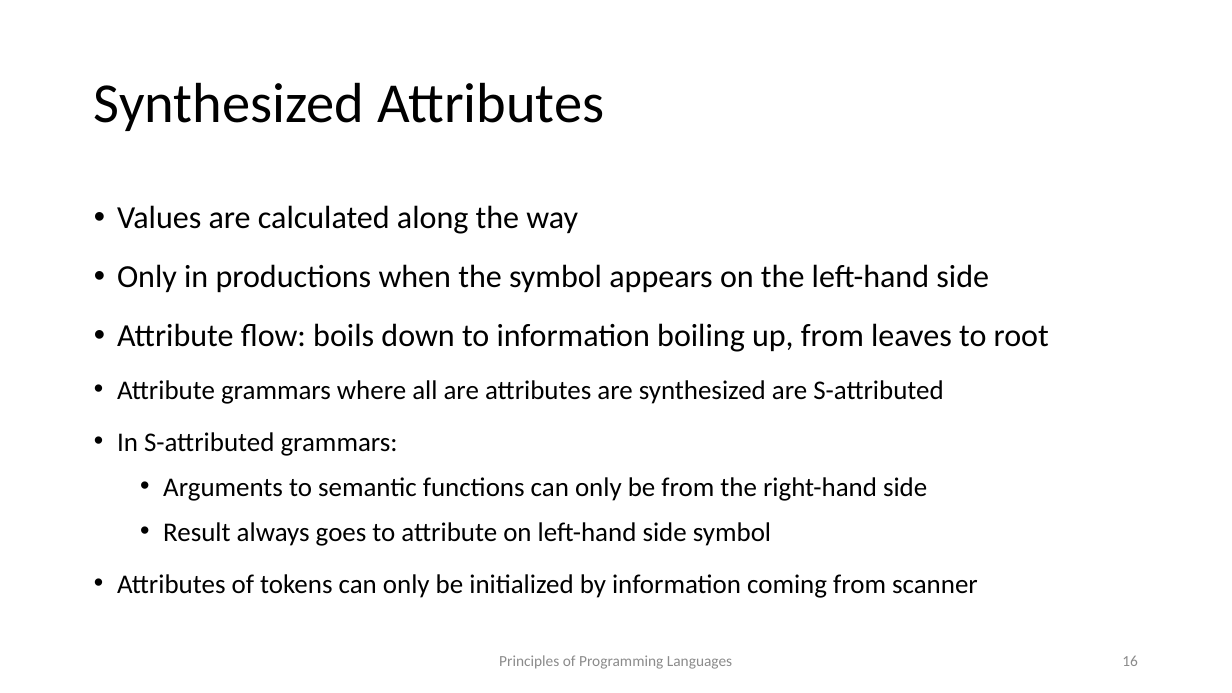
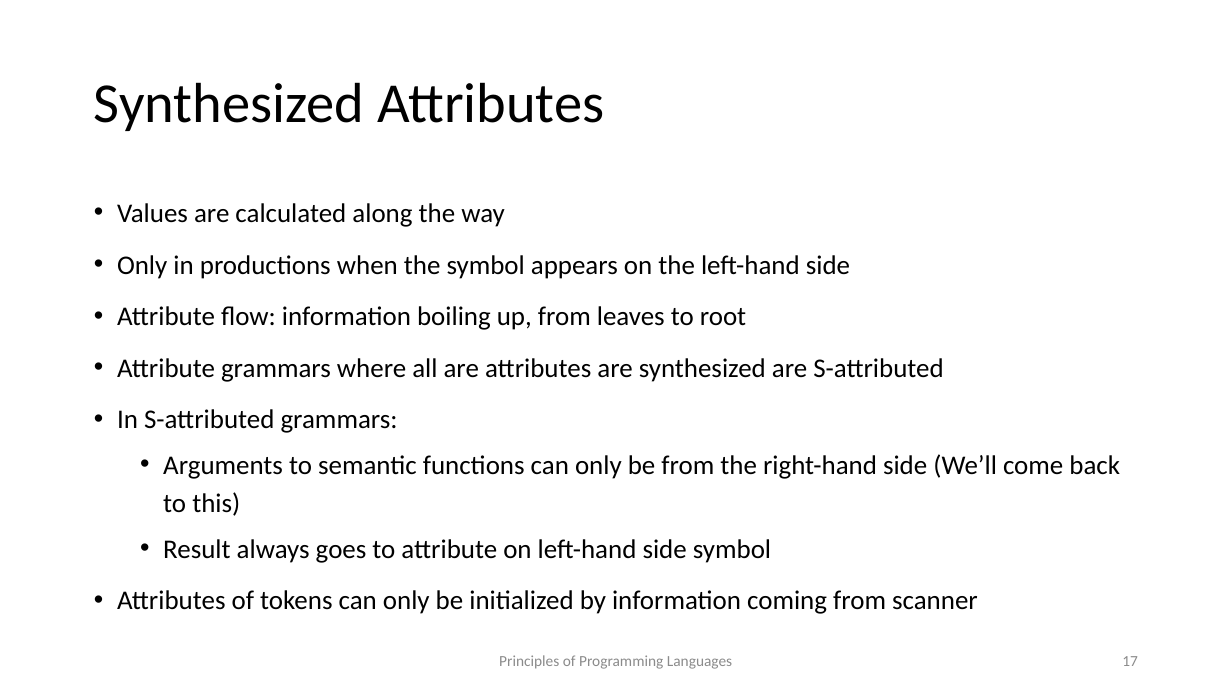
Before and after one commit to kongm/pl-design, a slide deck: slide 17 of semantics.pptx (slide 16 before the commit). Drawn at 1232x693 pixels with LibreOffice and Linux fonts; fonts in the diff are those of the drawing. Boxes give left, top, right and bottom in pixels: in the first picture for what was removed or moved away, otherwise in the second. Text is boxed around its words. In the diff, an @@ line names an element or a change of style, - is before the commit and + after.

Commit message:
minor changes to semantics

```diff
--- a/semantics.pptx
+++ b/semantics.pptx
@@ text at (117,203,850,279): size 25 to 21 pt in "Values are calculated along the way", "Only in productions when the symbol appears ..." @@
@@ text at (117,306,746,330): text changed; size 25 to 21 pt @@
-• Attribute flow: boils down to information boiling up, from leaves to root
+• Attribute flow: information boiling up, from leaves to root
@@ text at (163,454,1120,516): text changed @@
-  • Arguments to semantic functions can only be from the right-hand side
+  • Arguments to semantic functions can only be from the right-hand side (We’ll come back to this)
@@ page number at (1122,656,1138,666): text changed @@
-16
+17
```
Also in this commit, not shown: 4 other slides changed, 1 slide added, 1 other file.
